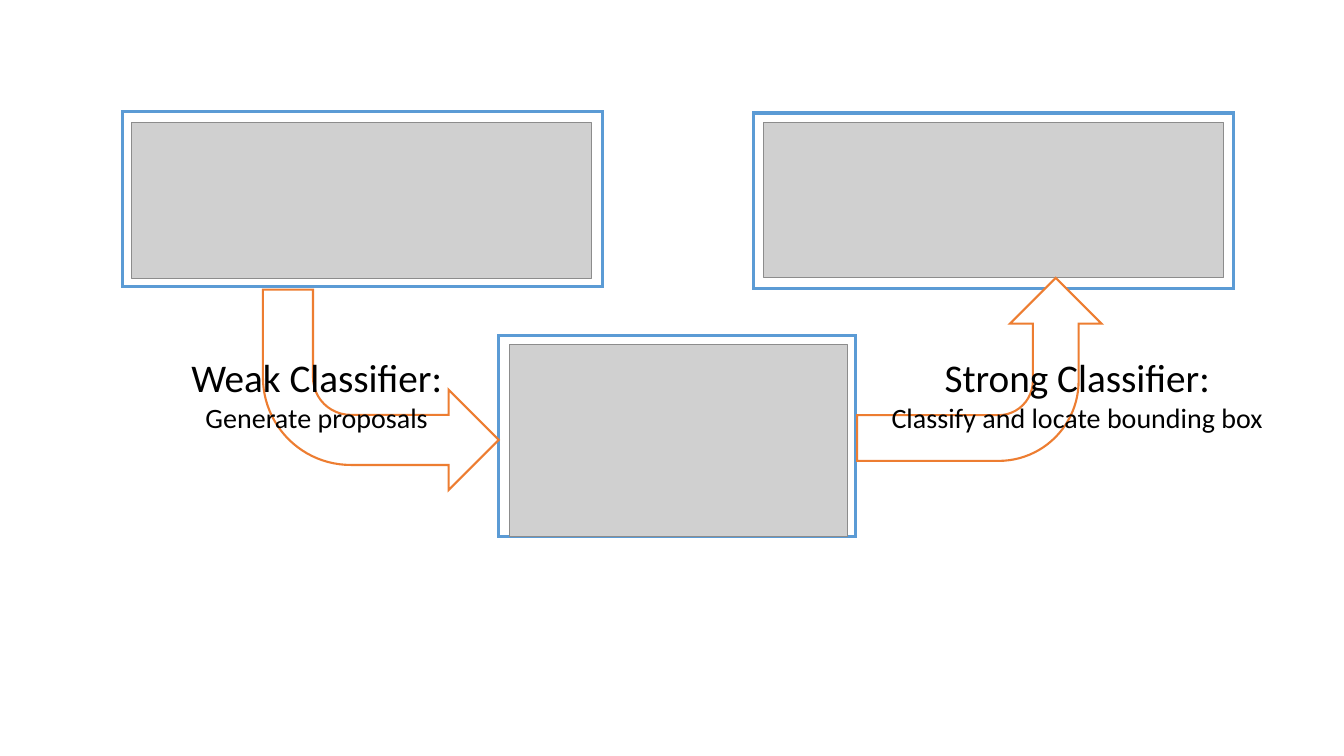
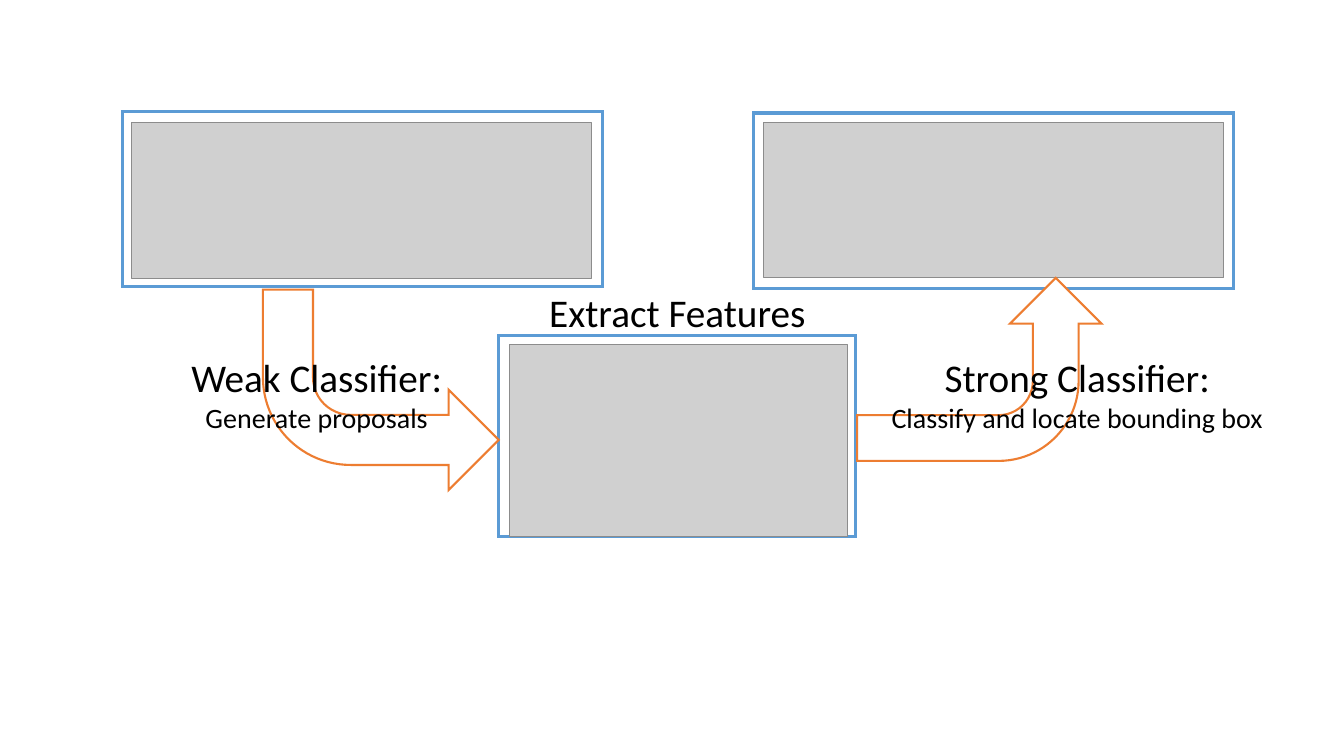
Before and after one commit to CommanderLee/ObjectDetection, a slide deck: slide 3 of Report/Pipeline.pptx. Drawn at 1344x756 pixels with LibreOffice and Linux fonts; fonts in the diff are those of the drawing; grey boxes stand for pictures. Boxes give left, top, right and bottom in pixels: in the first picture for what was removed or moved away, otherwise in the second. Text is boxed around its words. In the diff, an @@ line names an element or a change of style, - is before the commit and + after.

```diff
--- a/Report/Pipeline.pptx
+++ b/Report/Pipeline.pptx
@@ text added at (549, 302, 806, 337), 28 pt, text #000000 @@
+Extract Features
```
Also in this commit, not shown: 20 other files.
